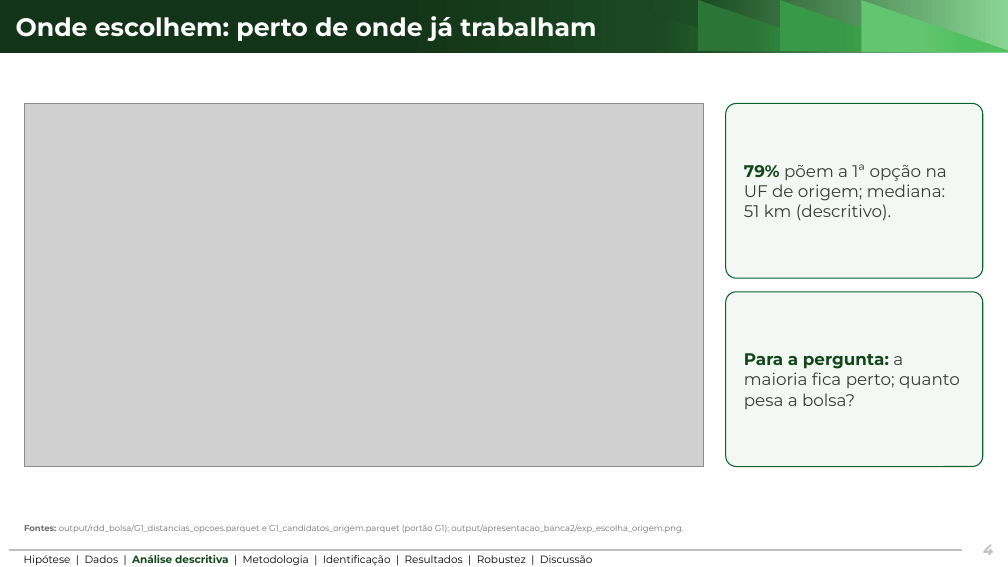
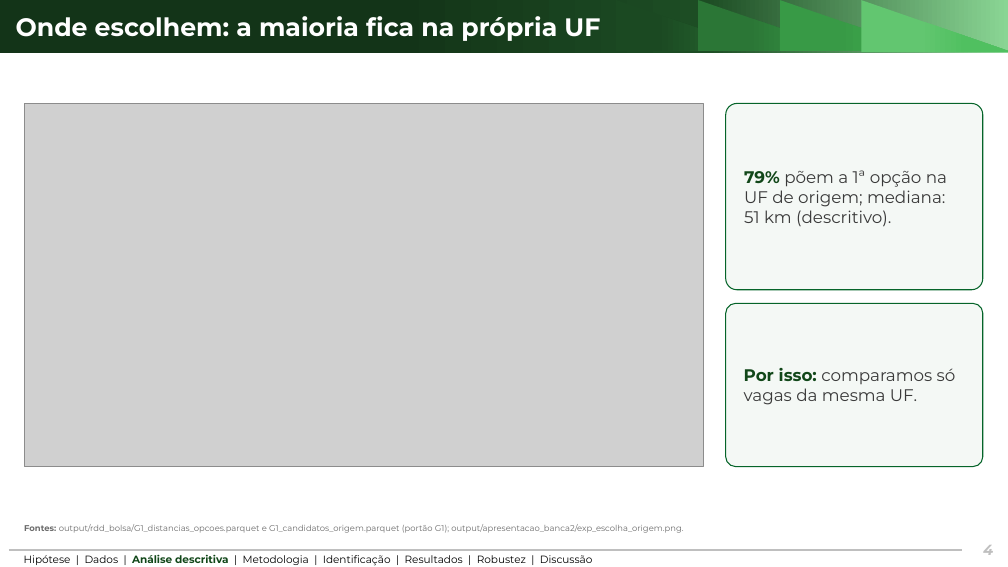
Before and after one commit to ka1victor/impact-eval-health-econ-pmme, a slide deck: slide 4 of output/apresentacao_banca2/deck_banca2_curto.pptx. Drawn at 1008x567 pixels with LibreOffice and Linux fonts; fonts in the diff are those of the drawing; grey boxes stand for pictures; background and template pictures are left out. Boxes give left, top, right and bottom in pixels: in the first picture for what was removed or moved away, otherwise in the second. Text is boxed around its words. In the diff, an @@ line names an element or a change of style, - is before the commit and + after.

```diff
--- a/output/apresentacao_banca2/deck_banca2_curto.pptx
+++ b/output/apresentacao_banca2/deck_banca2_curto.pptx
@@ title at bbox=[16, 16, 600, 41]: text changed @@
-Onde escolhem: perto de onde já trabalham
+Onde escolhem: a maioria fica na própria UF
@@ rounded rectangle "79% põem a 1ª opção ...": place and size @@
-rounded rectangle "79% põem a 1ª opção ..." at bbox=[726, 104, 983, 278]
+rounded rectangle "79% põem a 1ª opção ..." at bbox=[726, 104, 983, 290]
@@ rounded rectangle "Por isso: comparamos só vagas ...": place and size @@
-rounded rectangle "Por isso: comparamos só vagas ..." at bbox=[726, 292, 983, 467]
+rounded rectangle "Por isso: comparamos só vagas ..." at bbox=[726, 303, 983, 467]
@@ text in rounded rectangle at bbox=[744, 368, 956, 405]: text changed @@
-Para a pergunta: a maioria fica perto; quanto pesa a bolsa?
+Por isso: comparamos só vagas da mesma UF.
```
Also in this commit, not shown: 8 other slides changed, 1 slide added, 2 slides removed, 30 other files.
